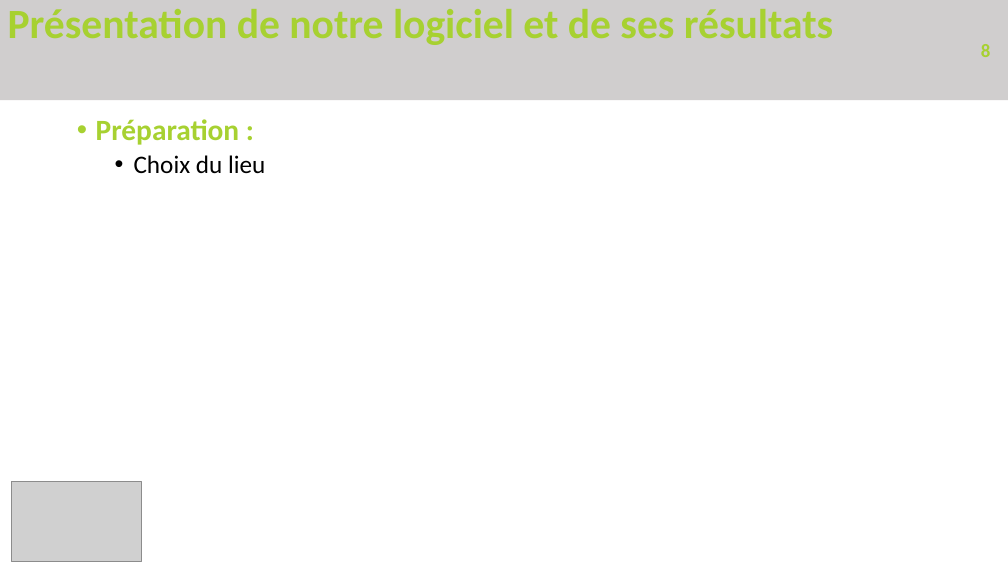
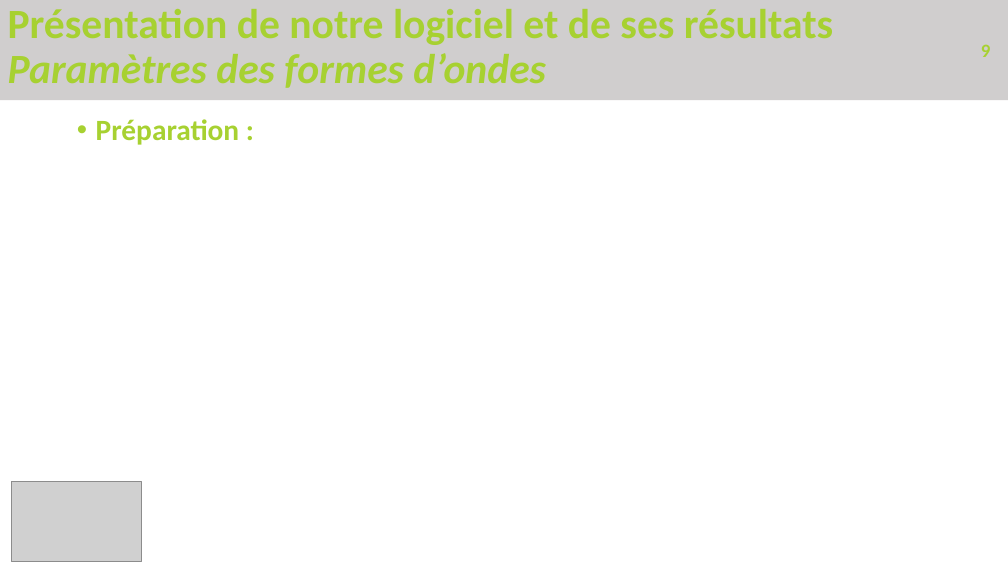
Before and after one commit to PierreDugast/Simulator_2000, a slide deck: slide 9 of Rapport/Présentation.pptx (slide 8 before the commit). Drawn at 1008x567 pixels with LibreOffice and Linux fonts; fonts in the diff are those of the drawing; grey boxes stand for pictures. Boxes give left, top, right and bottom in pixels: in the first picture for what was removed or moved away, otherwise in the second. Text is boxed around its words. In the diff, an @@ line names an element or a change of style, - is before the commit and + after.

```diff
--- a/Rapport/Présentation.pptx
+++ b/Rapport/Présentation.pptx
@@ title at (x1=8, y1=9, x2=833, y2=88): text changed @@
-Présentation de notre logiciel et de ses résultats
+Présentation de notre logiciel et de ses résultats
+Paramètres des formes d’ondes
@@ page number at (x1=981, y1=44, x2=991, y2=57): text changed @@
-8
+9
@@ text at (x1=134, y1=155, x2=265, y2=174): paragraph removed @@
-  • Choix du lieu
```
Also in this commit, not shown: 3 other slides changed, 2 slides added, 14 other files.
